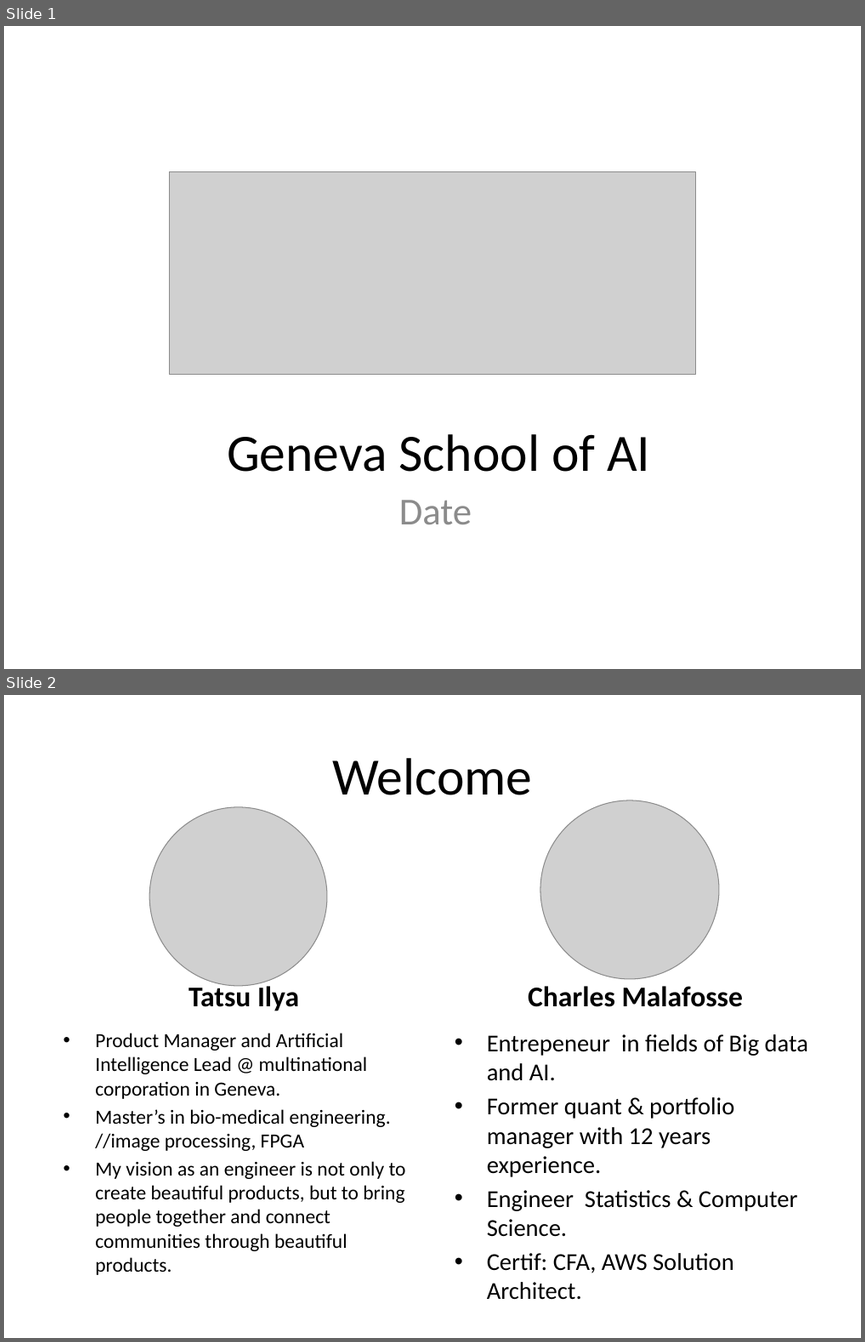
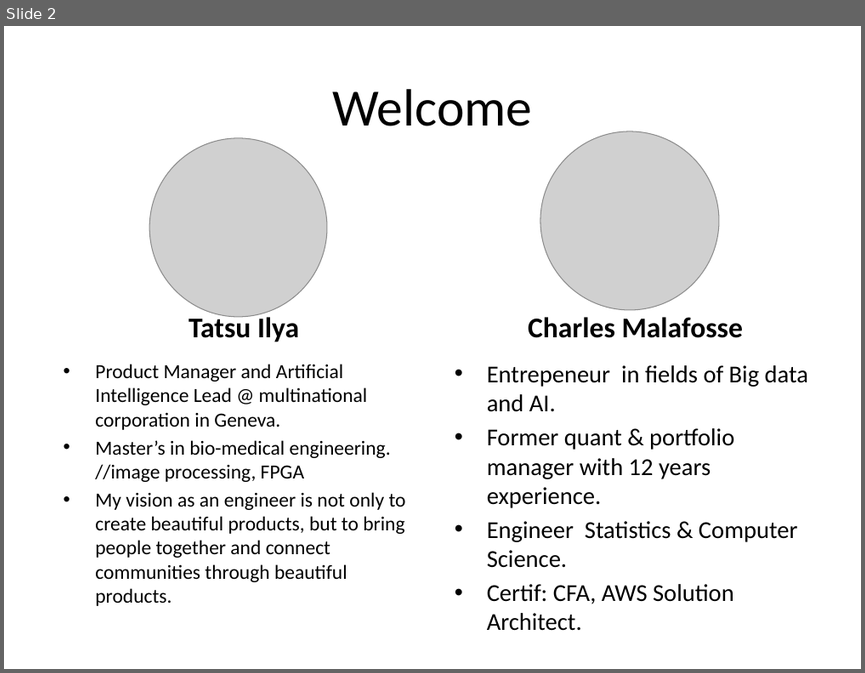
Before and after one commit to lucas29/GenevaSchoolofAI, a slide deck: 1st_meetup/Geneva School of AI 1st meetup.pptx. Shown one above the other, each under a label of ours: slides 1 and 2 before the commit, slide 2 after it. The pictures are 865x1342 and 865x673 pixels, drawn with LibreOffice and Linux fonts; fonts in the diff are those of the drawing; grey boxes stand for pictures. Boxes give left, top, right and bottom in pixels: in the first picture for what was removed or moved away, otherwise in the second. Text is boxed around its words. In the diff, an @@ line names an element or a change of style, - is before the commit and + after.

```diff
--- a/1st_meetup/Geneva School of AI 1st meetup.pptx
+++ b/1st_meetup/Geneva School of AI 1st meetup.pptx
@@ slide 1 removed at [4, 26, 861, 669], background #FFFFFF @@
@@ picture removed at [170, 171, 695, 374] @@
@@ title removed at [227, 434, 650, 471] @@
-Geneva School of AI
@@ subtitle removed at [399, 499, 472, 524] @@
-Date
```
Also in this commit, not shown: 5 slides changed, 1 slide added, 2 other slides removed.
